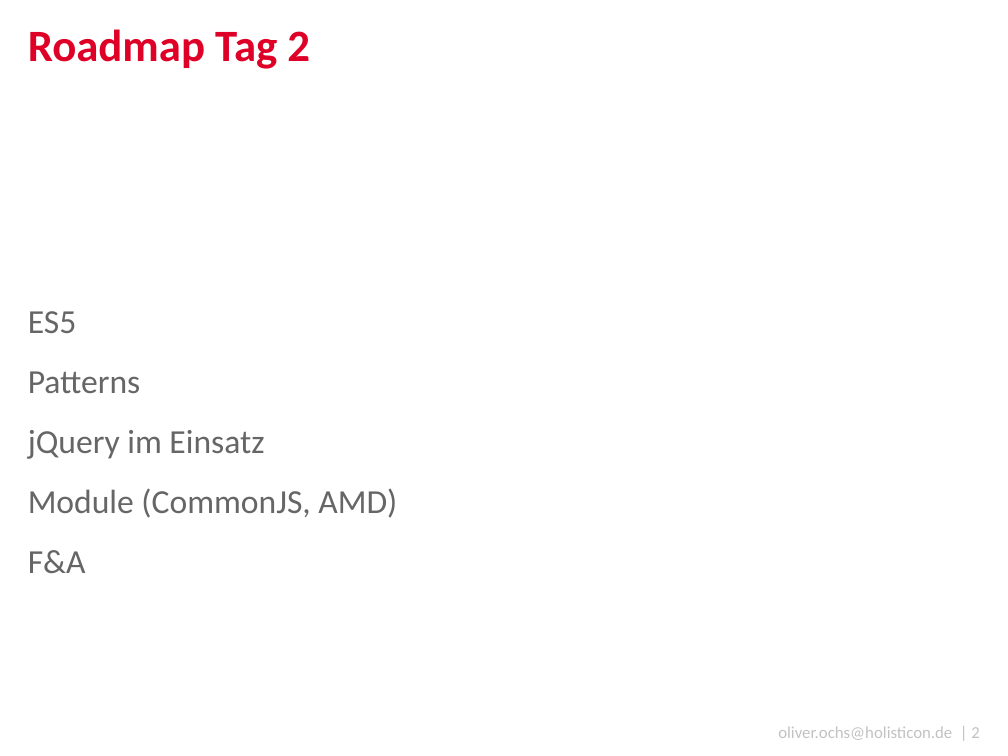
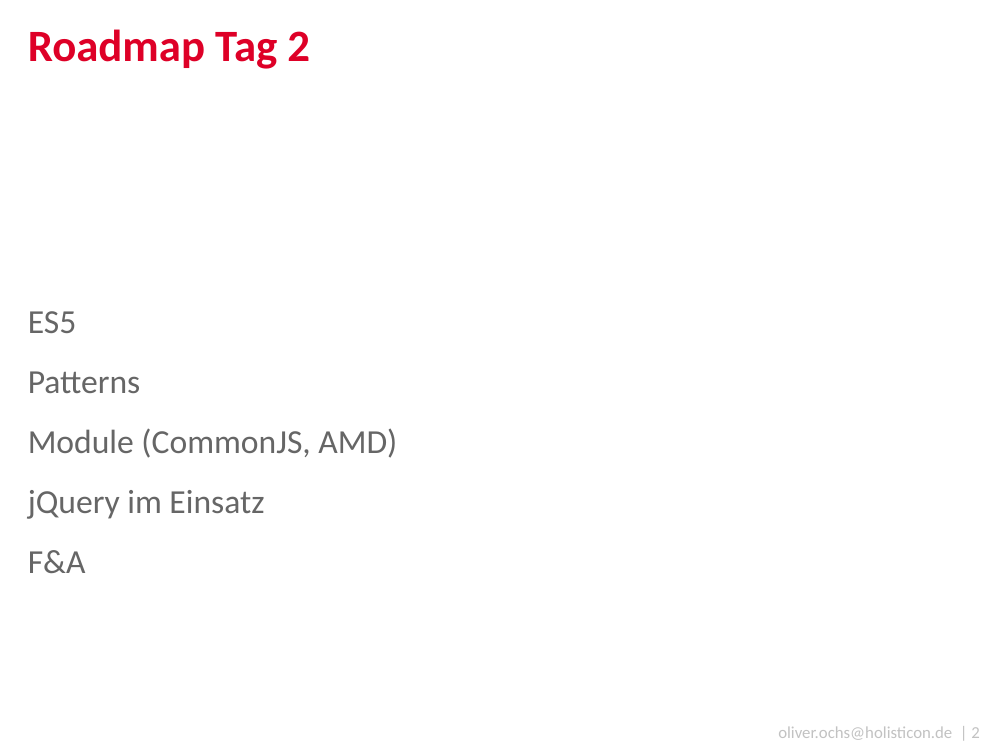
Before and after one commit to simonox/js-workshop, a slide deck: slide 2 of Tag 2.pptx. Drawn at 1008x756 pixels with LibreOffice and Linux fonts; fonts in the diff are those of the drawing; background and template pictures are left out. Boxes give left, top, right and bottom in pixels: in the first picture for what was removed or moved away, otherwise in the second. Text is boxed around its words. In the diff, an @@ line names an element or a change of style, - is before the commit and + after.

Commit message:
Added Module Pattern to go straight into CommonJS / AMD

```diff
--- a/Tag 2.pptx
+++ b/Tag 2.pptx
@@ text at bbox=[28, 428, 397, 458]: paragraph added @@
+Module (CommonJS, AMD)
@@ text at bbox=[28, 488, 397, 518]: paragraph removed @@
-Module (CommonJS, AMD)
```
Also in this commit, not shown: 1 other slide changed, 16 slides added.
